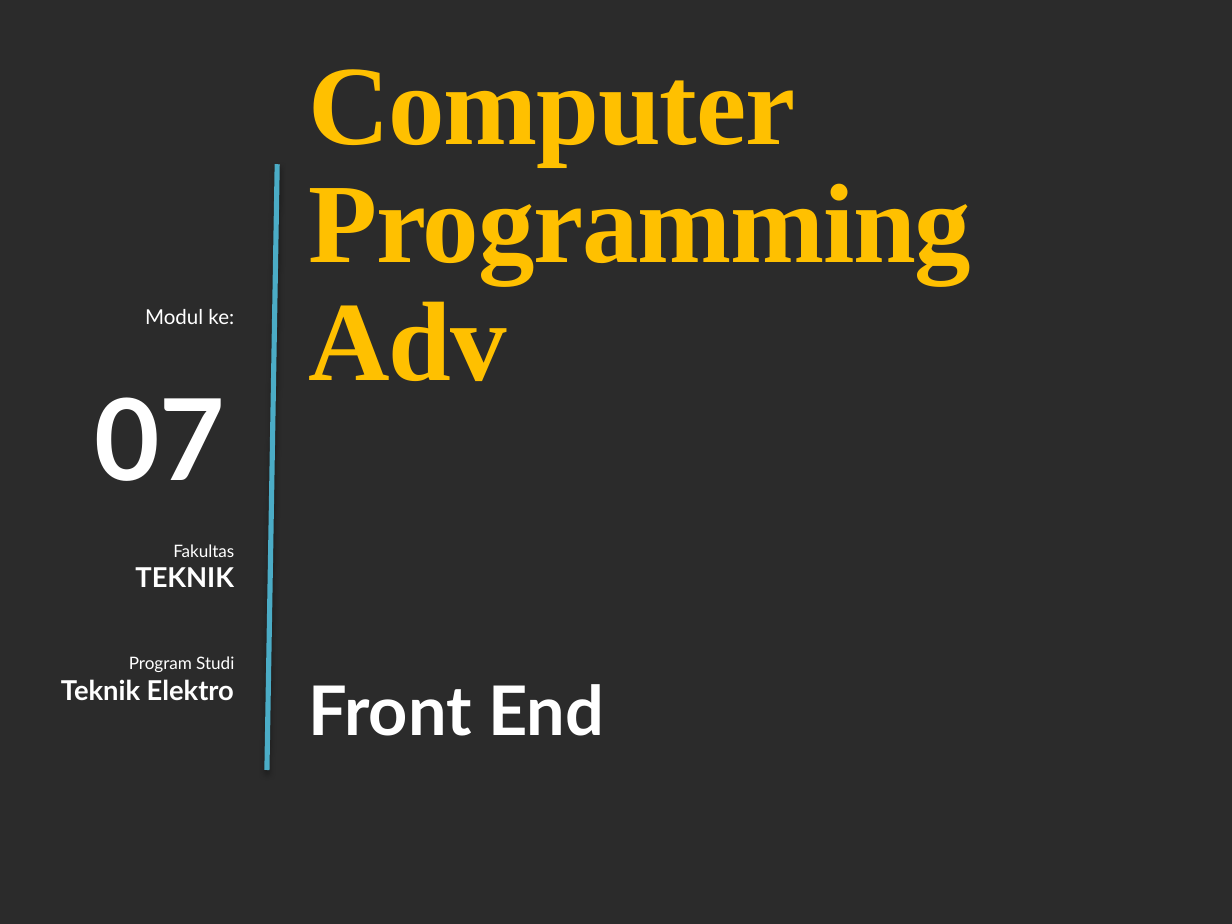
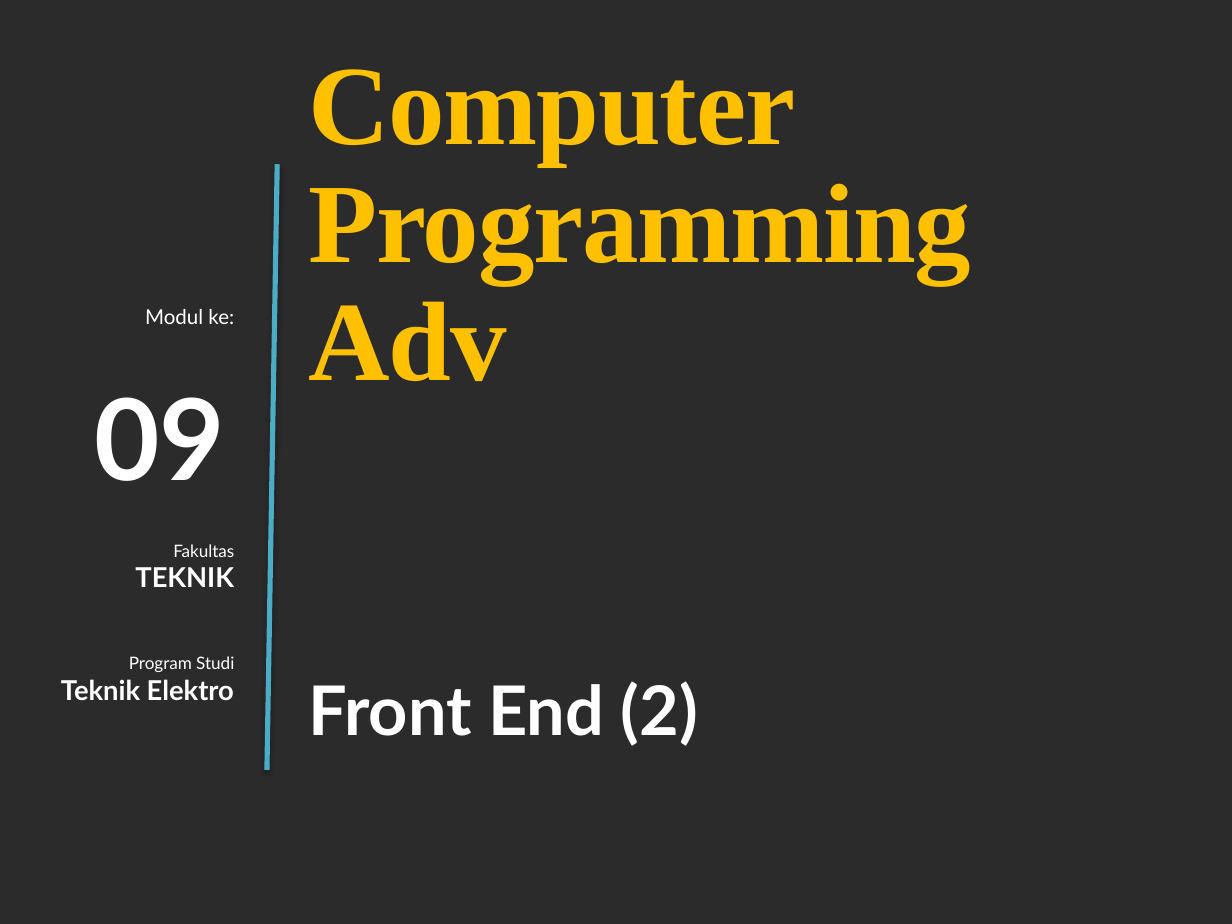
Before and after one commit to zendi014/PK2, a slide deck: slide 1 of PPT/M7 Front-End.pptx. Drawn at 1232x924 pixels with LibreOffice and Linux fonts; fonts in the diff are those of the drawing; background and template pictures are left out; a plain dark background stands for a picture behind light text. Boxes give left, top, right and bottom in pixels: in the first picture for what was removed or moved away, otherwise in the second. Text is boxed around its words. In the diff, an @@ line names an element or a change of style, - is before the commit and + after.

```diff
--- a/PPT/M7 Front-End.pptx
+++ b/PPT/M7 Front-End.pptx
@@ text at (94,397,225,481): text changed @@
-07
+09
@@ text at (309,681,698,746): text changed @@
-Front End
+Front End (2)
```
Also in this commit, not shown: 1 slide added, 6 other files.
